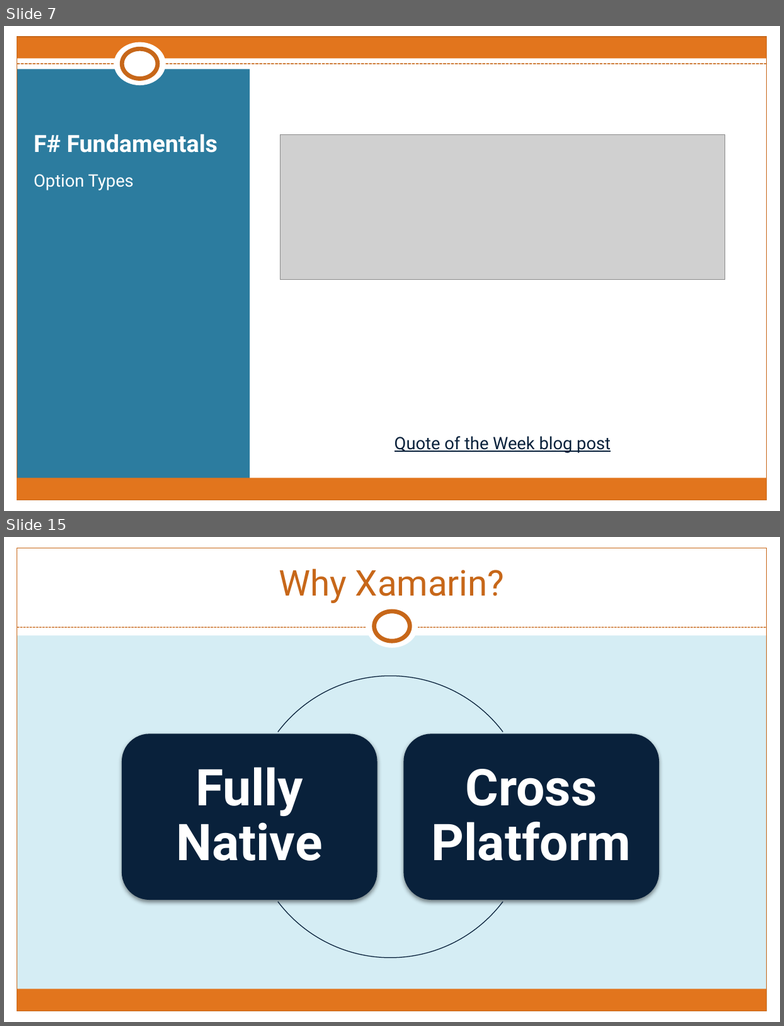
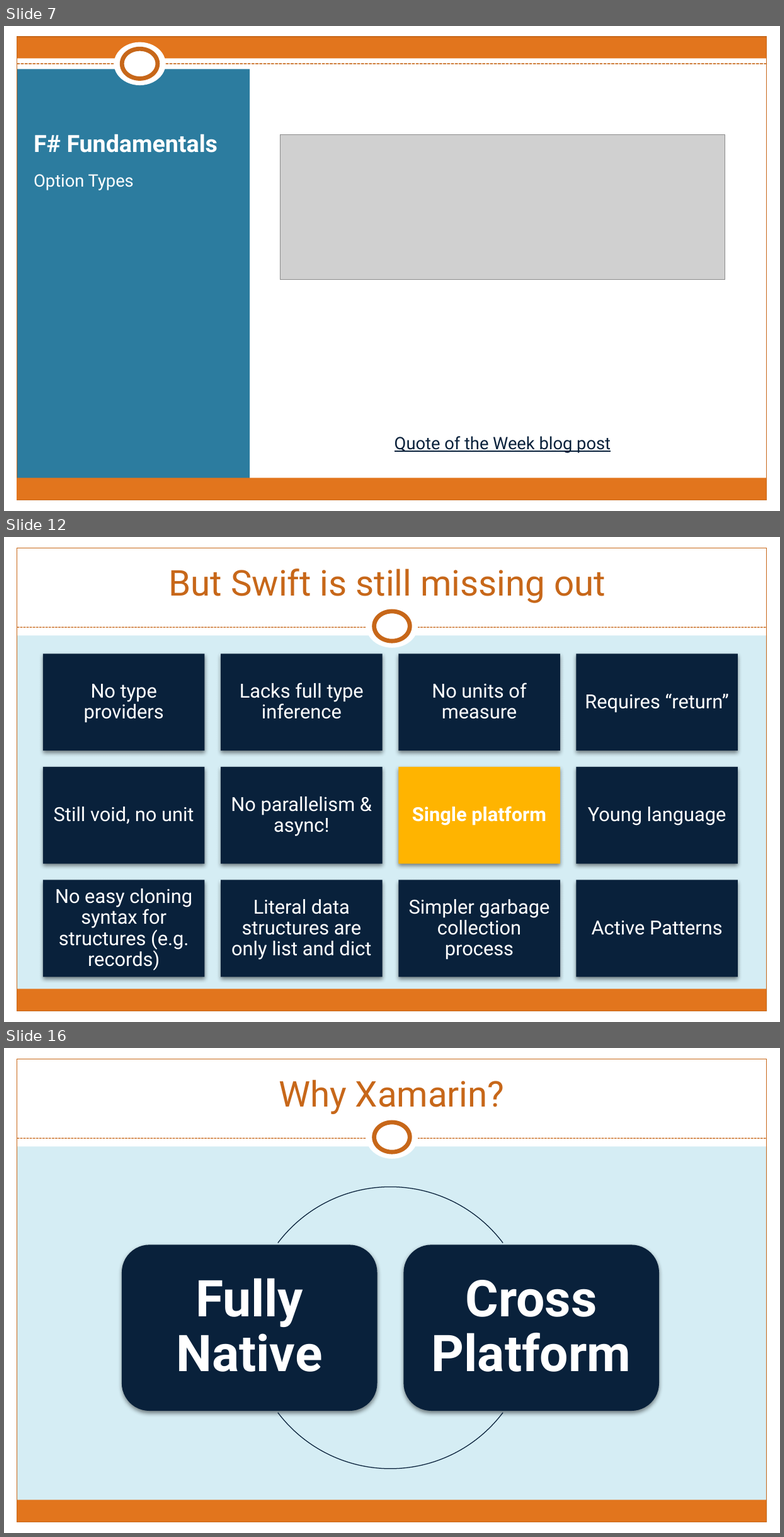
Before and after one commit to rachelblasucci/Current-Talks, a slide deck: Intro to Xamarin F#/F#-iOS.pptx. Shown one above the other, each under a label of ours: slides 7 and 15 before the commit, slides 7, 12 and 16 after it; the slides between them are not shown. The pictures are 784x1026 and 784x1537 pixels, drawn with LibreOffice and Linux fonts; fonts in the diff are those of the drawing; grey boxes stand for pictures. Boxes give left, top, right and bottom in pixels: in the first picture for what was removed or moved away, otherwise in the second. Text is boxed around its words. In the diff, an @@ line names an element or a change of style, - is before the commit and + after.

```diff
--- a/Intro to Xamarin F#/F#-iOS.pptx
+++ b/Intro to Xamarin F#/F#-iOS.pptx
@@ slide 12 added at (4, 537, 780, 1022), background #D5EDF4; not listed: 9 template elements that a slide beside it also shows @@
@@ title added at (168, 569, 606, 603), 33 pt, text #C7671A @@
+But Swift is still missing out
@@ group added at (43, 654, 737, 977): 12 rectangles, 12 texts @@
+No type providers
+Lacks full type inference
+No units of measure
+Requires “return”
+Still void, no unit
+No parallelism & async!
+Single platform
+Young language
+No easy cloning syntax for structures (e.g. records)
+Literal data structures are only list and dict
+Simpler garbage collection process
+Active Patterns
@@ what was slide 15 is now slide 16 @@
```
Also in this commit, not shown: 12 slides changed, 2 other slides added, 2 slides removed, 55 other files.
